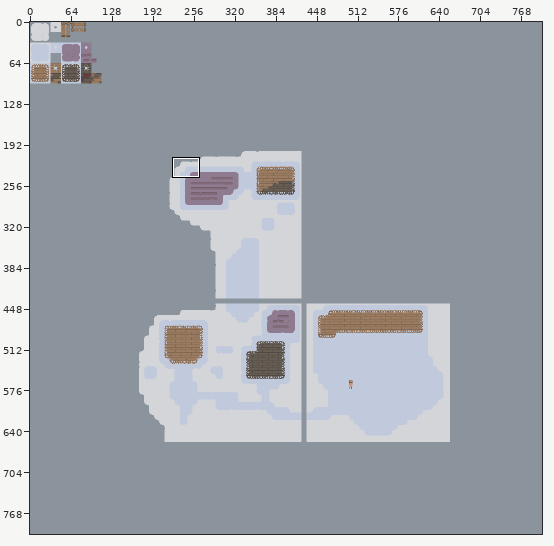
Edited in one commit: pixel-art file (rughai/tiles/RughaiHub.ase). Above, an overview of the earlier version with the close-up marked.
Close-up. Old version:
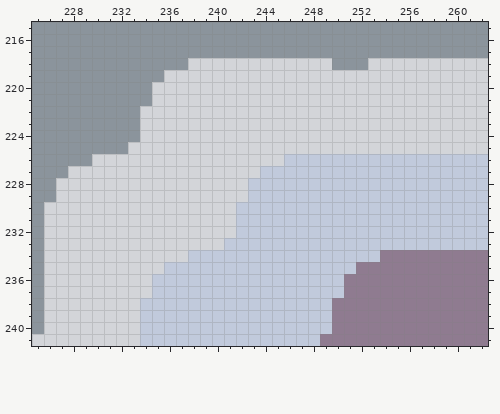
800x800 pixels, 1 frame. Shown: x 225..262, y 215..241. The commit also changed other parts of the picture, which this record leaves out.
Once edited:
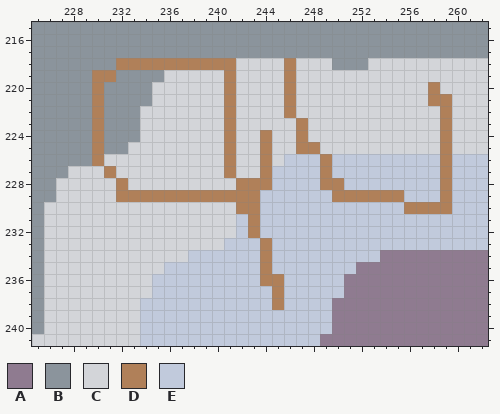
Palette (. is transparent): A #8f7b90  B #8b949c  C #d3d5d9  D #b08059  E #c1cadc
Change:
layer "notes" added
Layer "notes":
The author changed colour B to colour D in row 218 at x 232 to 237; in row 219 at x 230 to 231; in rows 220 to 225 at x 230.
The author changed colour C to colour D in row 218 at x 238 to 241 and 246; in row 219 at x 241 and 246; in row 220 at x 241, 246 and 258; in row 221 at x 241, 246 and 258 to 259; in row 222 at x 241, 246 and 259; in row 223 at x 241, 247 and 259.
The author changed colour C to colour D in row 224 at x 241, 244, 247 and 259; in row 225 at x 241, 244, 247 to 248 and 259; in row 226 at x 230, 241 and 244; in row 227 at x 231 and 241; in row 228 at x 232 and 242; in row 229 at x 232 to 242.
The author changed colour E to colour D in row 226 at x 249 and 259; in row 227 at x 244, 249 and 259; in row 228 at x 243 to 244, 249 to 250 and 259; in row 229 at x 243, 250 to 255 and 259; in row 230 at x 242 to 243 and 256 to 259; in rows 231 to 232 at x 243.
The author changed colour E to colour D in rows 233 to 235 at x 244; in row 236 at x 244 to 245; in rows 237 to 238 at x 245.
Boxes around the changes in both close-ups, in picture pixels (x1, y1, x2, y2):
changed: (92, 58, 452, 310)
